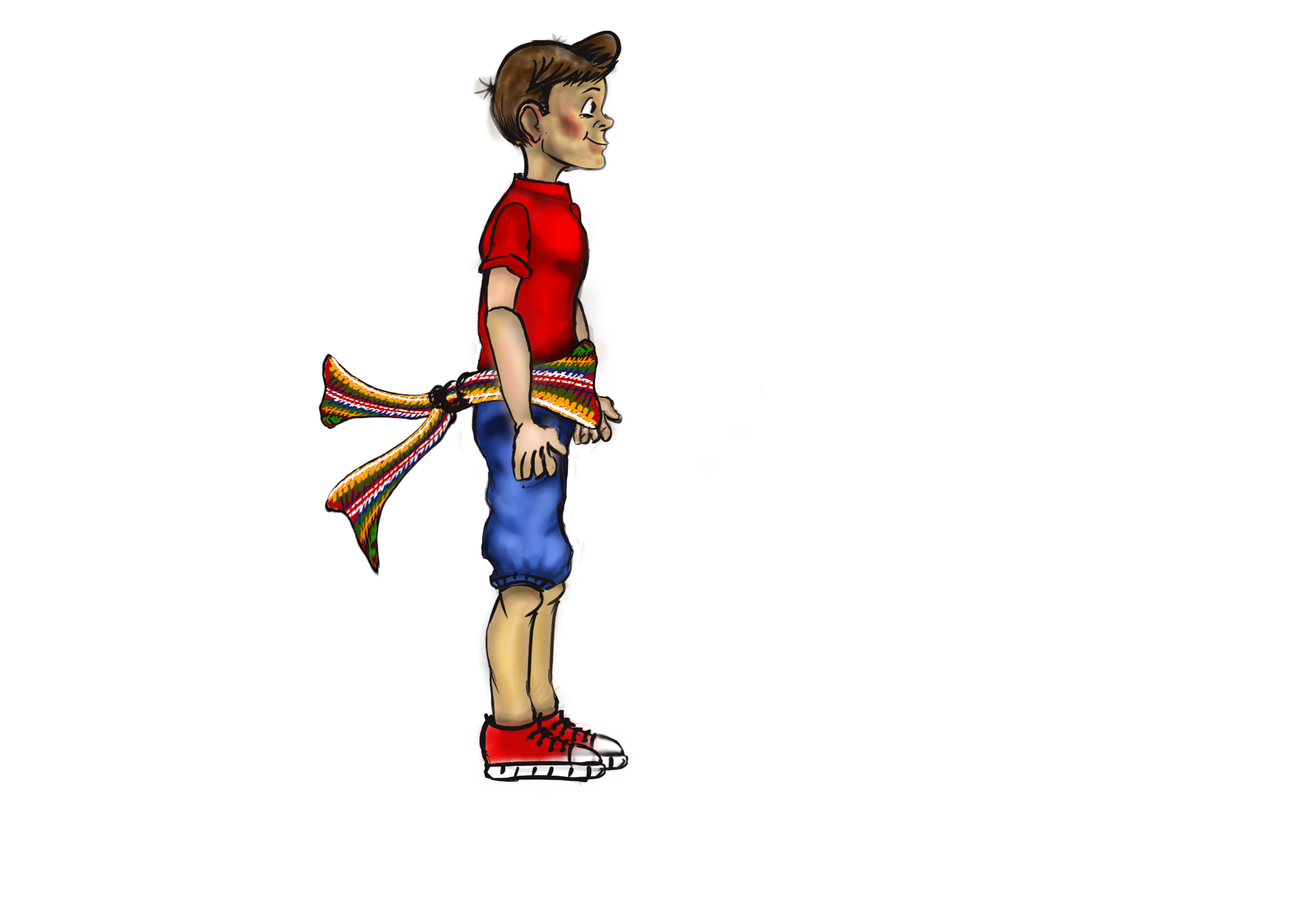
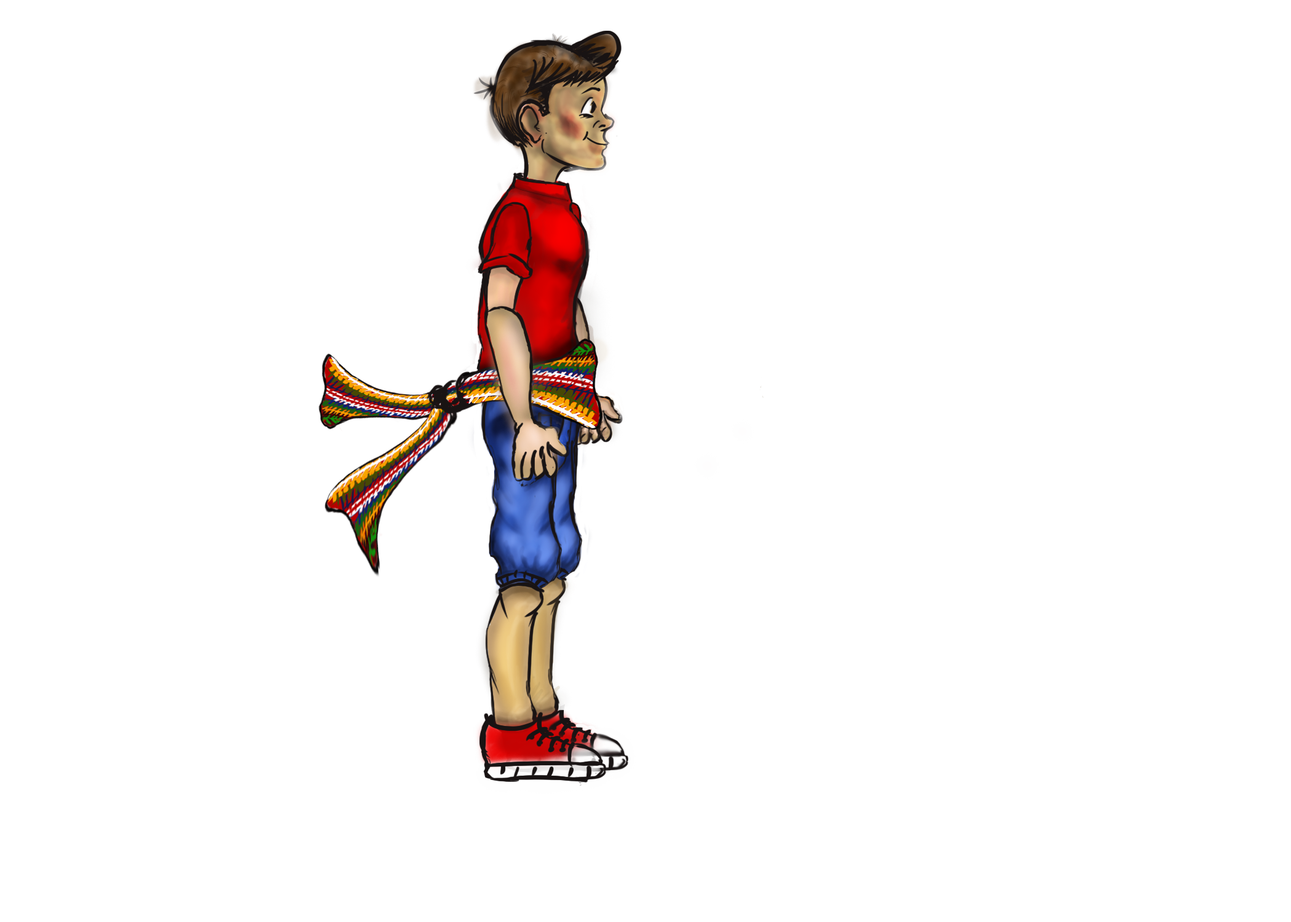
Layers edited between the first and the second 1291px x 922px image:
painted on "RigthUpperFoot" over [456, 400, 606, 593]
added layer "RigthUpperFoot copy" in group "character" over [487, 400, 607, 593]
